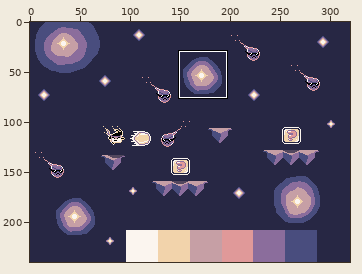
Two versions of one pixel-art file, images/palette-test.aseprite. The first picture is a wide view before the edit; the outline marks the close-up.
Close-up. As it was:
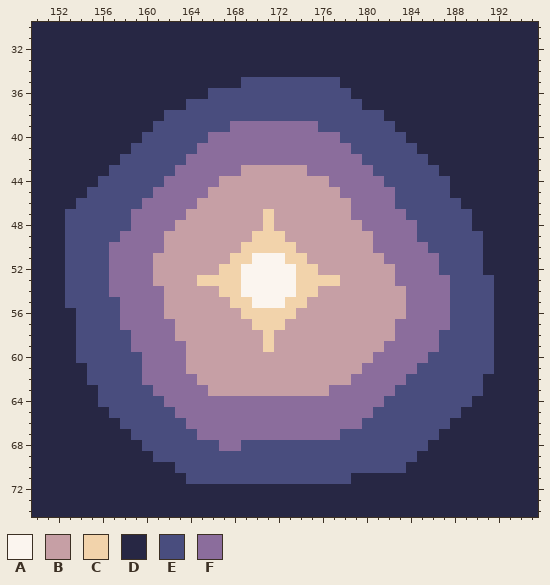
320x240 pixels, 1 frame. Shown: x 150..195, y 30..74. The commit also changed other parts of the picture, which this record leaves out.
Palette (. is transparent): A #fbf5ef  B #c69fa5  C #f2d3ab  D #272744  E #494d7e  F #8b6d9c
Pixels before, first column x 150:
30 DDDDDDDDDDDDDDDDDDDDDDDDDDDDDDDDDDDDDDDDDDDDDD
31 DDDDDDDDDDDDDDDDDDDDDDDDDDDDDDDDDDDDDDDDDDDDDD
32 DDDDDDDDDDDDDDDDDDDDDDDDDDDDDDDDDDDDDDDDDDDDDD
33 DDDDDDDDDDDDDDDDDDDDDDDDDDDDDDDDDDDDDDDDDDDDDD
34 DDDDDDDDDDDDDDDDDDDDDDDDDDDDDDDDDDDDDDDDDDDDDD
35 DDDDDDDDDDDDDDDDDDDEEEEEEEEEDDDDDDDDDDDDDDDDDD
36 DDDDDDDDDDDDDDDDEEEEEEEEEEEEEDDDDDDDDDDDDDDDDD
37 DDDDDDDDDDDDDDEEEEEEEEEEEEEEEEDDDDDDDDDDDDDDDD
38 DDDDDDDDDDDDEEEEEEEEEEEEEEEEEEEEDDDDDDDDDDDDDD
39 DDDDDDDDDDDEEEEEEEFFFFFFFFEEEEEEEDDDDDDDDDDDDD
40 DDDDDDDDDDEEEEEEFFFFFFFFFFFFEEEEEEDDDDDDDDDDDD
41 DDDDDDDDDEEEEEEFFFFFFFFFFFFFFEEEEEEDDDDDDDDDDD
42 DDDDDDDDEEEEEEFFFFFFFFFFFFFFFFEEEEEEDDDDDDDDDD
43 DDDDDDDEEEEEEFFFFFFBBBBBBFFFFFFEEEEEEDDDDDDDDD
44 DDDDDDEEEEEEFFFFFBBBBBBBBBBFFFFFEEEEEEDDDDDDDD
45 DDDDDEEEEEEFFFFFBBBBBBBBBBBBFFFFFEEEEEDDDDDDDD
46 DDDDEEEEEEFFFFFBBBBBBBBBBBBBBFFFFEEEEEEDDDDDDD
47 DDDEEEEEEFFFFFBBBBBBBCBBBBBBBFFFFFEEEEEEDDDDDD
48 DDDEEEEEEFFFFBBBBBBBBCBBBBBBBBFFFFFEEEEEDDDDDD
49 DDDEEEEEFFFFBBBBBBBBCCCBBBBBBBBFFFFEEEEEEDDDDD
50 DDDEEEEFFFFFBBBBBBBCCCCCBBBBBBBFFFFFEEEEEDDDDD
51 DDDEEEEFFFFBBBBBBBCCAAACCBBBBBBBFFFFFEEEEDDDDD
52 DDDEEEEFFFFBBBBBBCCAAAAACCBBBBBBBFFFFEEEEDDDDD
53 DDDEEEEFFFFBBBBCCCCAAAAACCCCBBBBBFFFFFEEEEDDDD
54 DDDEEEEFFFFFBBBBBCCAAAAACCBBBBBBBBFFFFEEEEDDDD
55 DDDEEEEEFFFFBBBBBBCCAAACCBBBBBBBBBFFFFEEEEDDDD
56 DDDDEEEEFFFFBBBBBBBCCCCCBBBBBBBBBBFFFFEEEEDDDD
57 DDDDEEEEFFFFFBBBBBBBCCCBBBBBBBBBBFFFFFEEEEDDDD
58 DDDDEEEEEFFFFBBBBBBBBCBBBBBBBBBBBFFFFEEEEEDDDD
59 DDDDEEEEEFFFFFBBBBBBBCBBBBBBBBBBFFFFFEEEEEDDDD
60 DDDDEEEEEEFFFFBBBBBBBBBBBBBBBBBFFFFFEEEEEEDDDD
61 DDDDDEEEEEFFFFBBBBBBBBBBBBBBBBFFFFFEEEEEEEDDDD
62 DDDDDEEEEEFFFFFBBBBBBBBBBBBBBFFFFFEEEEEEEDDDDD
63 DDDDDDEEEEEFFFFFBBBBBBBBBBBFFFFFFEEEEEEEEDDDDD
64 DDDDDDEEEEEEFFFFFFFFFFFFFFFFFFFFEEEEEEEEDDDDDD
65 DDDDDDDEEEEEEFFFFFFFFFFFFFFFFFFEEEEEEEEDDDDDDD
66 DDDDDDDDEEEEEEFFFFFFFFFFFFFFFFEEEEEEEEDDDDDDDD
67 DDDDDDDDDEEEEEEFFFFFFFFFFFFFEEEEEEEEEDDDDDDDDD
68 DDDDDDDDDDEEEEEEEFFEEEEEEEEEEEEEEEEEDDDDDDDDDD
69 DDDDDDDDDDDEEEEEEEEEEEEEEEEEEEEEEEEDDDDDDDDDDD
70 DDDDDDDDDDDDDEEEEEEEEEEEEEEEEEEEEEDDDDDDDDDDDD
71 DDDDDDDDDDDDDDEEEEEEEEEEEEEEEDDDDDDDDDDDDDDDDD
72 DDDDDDDDDDDDDDDDDDDDDDDDDDDDDDDDDDDDDDDDDDDDDD
73 DDDDDDDDDDDDDDDDDDDDDDDDDDDDDDDDDDDDDDDDDDDDDD
74 DDDDDDDDDDDDDDDDDDDDDDDDDDDDDDDDDDDDDDDDDDDDDD
The same view after the edit:
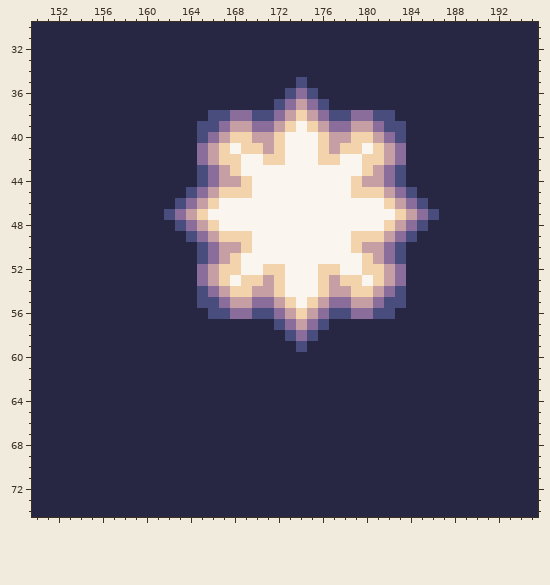
Changes in this commit:
layer "Layer 3" added
Changed rows in their new state; - is an unchanged pixel.
Layer "Layer 1":
first column x 153:
35 ----------------DDDDD-DDD--------------
36 -------------DDDDDDD-F-DDD-------------
37 -----------DDDDDDDD-FBF-DDD------------
38 ---------DDDD--FF--FBCBF--FF-E---------
39 --------DDDD--FBB--BCACBFFBBF-E--------
40 -------DDDDD--BCCBBCAAACBBCCBF---------
41 ------DDDDDD-BCACCBCAAACBCCACBFD-------
42 -----DDDDDDD-BCCAACCAAACCAACCBFDD------
43 ----DDDDDDDDE-BCAAAAAAAAAAACBF-DDD-----
44 ---DDDDDDDDDE---CAAAAAAAAACBBF-DDDD----
45 --DDDDDDDDDE--CCCAAAAAAAAACCCBF-DDD----
46 -DDDDDDDDDE--CAAAAAAAAAAAAAAACBF-DDD---
47 DDDDDDDDDE--CAAAAAAAAAAAAAAAAACBF-DDD--
48 DDDDDDDDDDEF-CAAAAAAAAAAAAAAACB--DDDD--
49 DDDDDDDDDDDEF-CCCAAAAAAAAACCCB-EDDDDDD-
50 DDDDDDDDDDDDEF---AAAAAAAAAC-B-EDDDDDDD-
51 DDDDDDDDDDDDEF--A---AAAAAAAC--EDDDDDDD-
52 DDDDDDDDDDDDF-----CC-AACCAACC--DDDDDDD-
53 DDDDDDDDDDDDFB-ACCBC-AA-BCCAC--DDDDDDDD
54 DDDDDDDDDDDDEFB-CBBC-AAC--CC-FEDDDDDDDD
55 DDDDDDDDDDDDEEFBBFFB-AC-FF--FEEDDDDDDDD
56 -DDDDDDDDDDDDEEFFEEFBC-FEEFFEEDDDDDDDDD
57 -DDDDDDDDDDDDDDDDDDEF-FEDDDDDDDDDDDDDDD
58 -DDDDDDDDDDDDDDDDDDDEFEDDDDDDDDDDDDDDDD
59 -DDDDDDDDDDDDDDDDDDDDEDDDDDDDDDDDDDDDDD
60 -DDDDDDDDDDDDDDDDDDDDDDDDDDDDDDDDDDDDDD
61 --DDDDDDDDDDDDDDDDDDDDDDDDDDDDDDDDDDDDD
62 --DDDDDDDDDDDDDDDDDDDDDDDDDDDDDDDDDDDD-
63 ---DDDDDDDDDDDDDDDDDDDDDDDDDDDDDDDDDDD-
64 ---DDDDDDDDDDDDDDDDDDDDDDDDDDDDDDDDDD--
65 ----DDDDDDDDDDDDDDDDDDDDDDDDDDDDDDDD---
66 -----DDDDDDDDDDDDDDDDDDDDDDDDDDDDDD----
67 ------DDDDDDDDDDDDDDDDDDDDDDDDDDDD-----
68 -------DDDDDDDDDDDDDDDDDDDDDDDDDD------
69 --------DDDDDDDDDDDDDDDDDDDDDDDD-------
70 ----------DDDDDDDDDDDDDDDDDDDDD--------
71 -----------DDDDDDDDDDDDDDD-------------
Boxes around the changes in both close-ups, in picture pixels (x1, y1, x2, y2):
changed: (65, 77, 494, 484)
